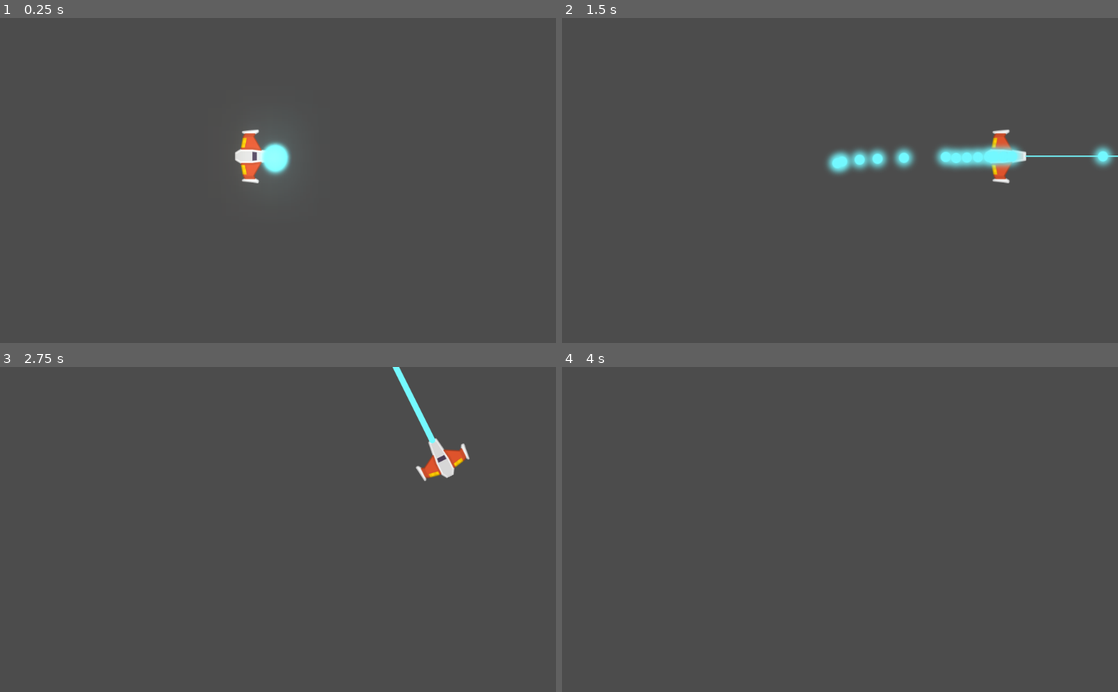
Above: before the commit, frames 1-4 (two rows, left to right).
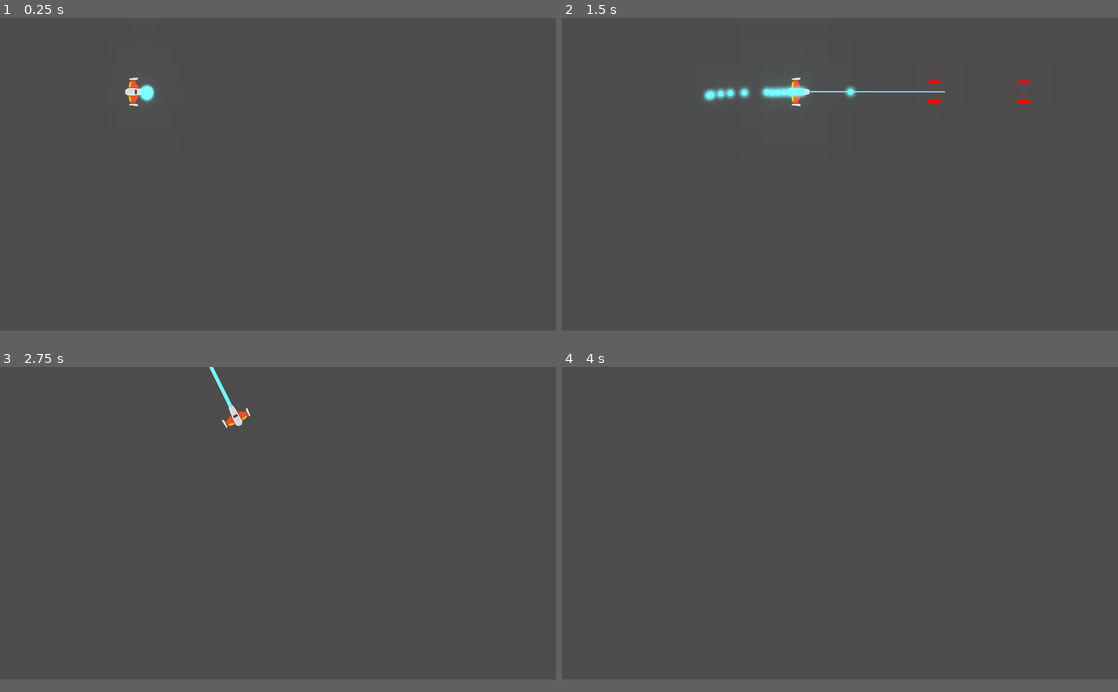
Above: after the commit, the same moments.

Repository: walterio27/SegundoProyecto
Game: Godot game, scene res://Juego/Niveles/NivelTest.tscn
The game is run twice, just before and just after one commit, with the same random seed, the same clock (stepped at 60 frames per second) and the same inputs.
Inputs (mouse positions are in pixels of both pictures, inside the frame that each line leads up to):
- Up to frame 1 (0.25 s): no input
- Up to frame 2 (1.5 s): tap Enter at 0.5 s; move the mouse to (962, 164) at 0.52 s; hold W (mover_adelante) 0.53-1.28 s; hold Space (disparo_principal) 0.53-1.28 s; move the mouse to (728, 196) at 1.27 s; hold S (mover_atras) from 1.28 s (still down); right-click (728, 196) at 1.35 s
- Up to frame 3 (2.75 s): move the mouse to (333, 458) at 2.02 s; release S (mover_atras) at 2.03 s; hold W (mover_adelante) from 2.03 s (still down); hold A (rotar_antihorario) from 2.03 s (still down)
- Up to frame 4 (4 s): move the mouse to (812, 594) at 2.77 s; release A (rotar_antihorario) at 2.78 s; tap D (rotar_horario) at 2.85 s; tap Space (disparo_principal) at 3.5 s; move the mouse to (1006, 578) at 3.52 s; release W (mover_adelante) at 3.53 s; hold S (mover_atras) from 3.53 s (still down); hold Space (disparo_principal) from 3.53 s (still down)
In our replay, the window is 800x468 before the commit and 800x450 after it. These sizes can differ from the game's own. Grey fills any space a smaller window leaves; there, only what the larger window draws over its background counts as a difference.

The runs differ from the first frame. In frame 1, 1.4% of the frame differs, in the area x 22-53%, y 18-51%; in frame 2, 3.4%, in the area x 25-100%, y 18-51%; in frame 3, 1.2%; in frame 4, only the window size differs.

Commit message:
Creacion Proyectiles player y enemigo

Diff:
--- a/Juego/Naves/Player/Player.tscn
+++ b/Juego/Naves/Player/Player.tscn
@@ -10,6 +10,9 @@
 radius = 40.7889
 
 [node name="Player" type="RigidBody2D"]
+z_index = 50
+z_as_relative = false
+collision_mask = 22
 physics_material_override = ExtResource( 2 )
 gravity_scale = 0.0
 can_sleep = false
--- a/Juego/Proyectiles/Proyectil.tscn
+++ b/Juego/Proyectiles/Proyectil.tscn
@@ -1,14 +1,13 @@
-[gd_scene load_steps=5 format=2]
+[gd_scene load_steps=4 format=2]
 
 [ext_resource path="res://Juego/Proyectiles/proyectil_player.png" type="Texture" id=1]
 [ext_resource path="res://Juego/Proyectiles/Proyectil.gd" type="Script" id=2]
 [ext_resource path="res://default_env.tres" type="Environment" id=3]
 
-[sub_resource type="CapsuleShape2D" id=1]
-radius = 6.58248
-height = 29.9235
-
 [node name="Proyectil" type="Area2D"]
+z_as_relative = false
+collision_layer = 0
+collision_mask = 0
 script = ExtResource( 2 )
 
 [node name="Sprite" type="Sprite" parent="."]
@@ -20,7 +19,6 @@
 [node name="CollisionShape2D" type="CollisionShape2D" parent="."]
 position = Vector2( 0.297302, 0 )
 rotation = 1.5708
-shape = SubResource( 1 )
 
 [node name="VisibilityNotifier2D" type="VisibilityNotifier2D" parent="."]
 position = Vector2( 0.382609, -0.132433 )
--- /dev/null
+++ b/Juego/Proyectiles/ProyectilEnemigo.tscn
@@ -0,0 +1,25 @@
+[gd_scene load_steps=4 format=2]
+
+[ext_resource path="res://Juego/Proyectiles/Proyectil.tscn" type="PackedScene" id=1]
+[ext_resource path="res://Juego/Proyectiles/Proyectil_enemigo.png" type="Texture" id=2]
+
+[sub_resource type="CapsuleShape2D" id=1]
+radius = 6.02408
+height = 23.8576
+
+[node name="ProyectilEnemigo" instance=ExtResource( 1 )]
+z_index = 39
+collision_layer = 16
+collision_mask = 5
+
+[node name="Sprite" parent="." index="0"]
+modulate = Color( 0, 1.3, 0.34, 1 )
+scale = Vector2( 1, 1 )
+texture = ExtResource( 2 )
+
+[node name="CollisionShape2D" parent="." index="1"]
+shape = SubResource( 1 )
+
+[node name="VisibilityNotifier2D" parent="." index="2"]
+position = Vector2( 0.0318404, -0.132433 )
+scale = Vector2( 1.85907, 0.284863 )
--- /dev/null
+++ b/Juego/Proyectiles/ProyectilPlayer.tscn
@@ -0,0 +1,15 @@
+[gd_scene load_steps=3 format=2]
+
+[ext_resource path="res://Juego/Proyectiles/Proyectil.tscn" type="PackedScene" id=1]
+
+[sub_resource type="CapsuleShape2D" id=1]
+radius = 7.02839
+height = 33.7885
+
+[node name="ProyectilPlayer" instance=ExtResource( 1 )]
+z_index = 40
+collision_layer = 8
+collision_mask = 6
+
+[node name="CollisionShape2D" parent="." index="1"]
+shape = SubResource( 1 )
--- a/project.godot
+++ b/project.godot
@@ -46,11 +46,22 @@
 
 config/name="Meteoritos"
 run/main_scene="res://Juego/Niveles/NivelTest.tscn"
-config/icon="res://icon.png"
+config/icon="res://Icono_juego.png"
 
 [autoload]
 
 Eventos="*res://Juego/Autoloads/Eventos.gd"
+
+[display]
+
+window/size/width=1920
+window/size/height=1080
+window/size/resizable=false
+window/size/always_on_top=true
+window/size/test_width=1280
+window/size/test_height=720
+window/stretch/mode="2d"
+window/stretch/aspect="keep"
 
 [input]
 
@@ -89,6 +100,14 @@
  ]
 }
 
+[layer_names]
+
+2d_physics/layer_1="player"
+2d_physics/layer_2="enemigo"
+2d_physics/layer_3="meteorito"
+2d_physics/layer_4="proyectil_player"
+2d_physics/layer_5="proyectil_enemigo"
+
 [rendering]
 
 quality/driver/driver_name="GLES2"
Binary file added: Icono_juego.png
Not shown, added: Icono_juego.png.import
Binary file added: Juego/Proyectiles/Proyectil_enemigo.png
Not shown, added: Juego/Proyectiles/Proyectil_enemigo.png.import
